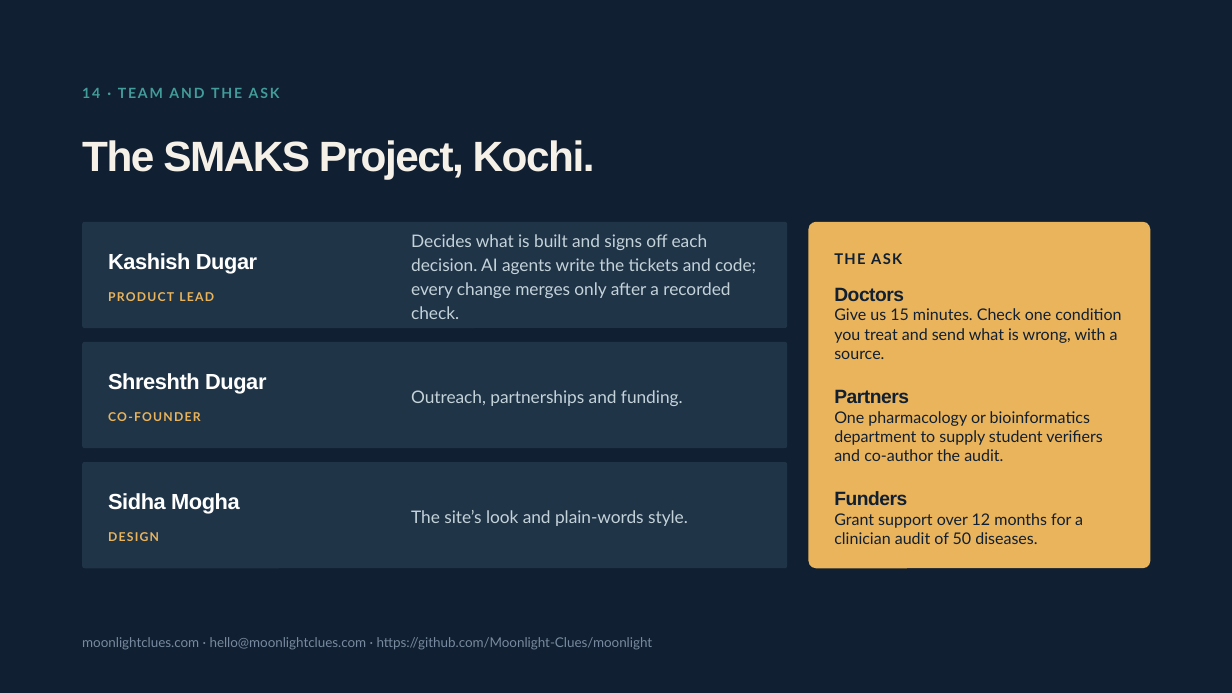
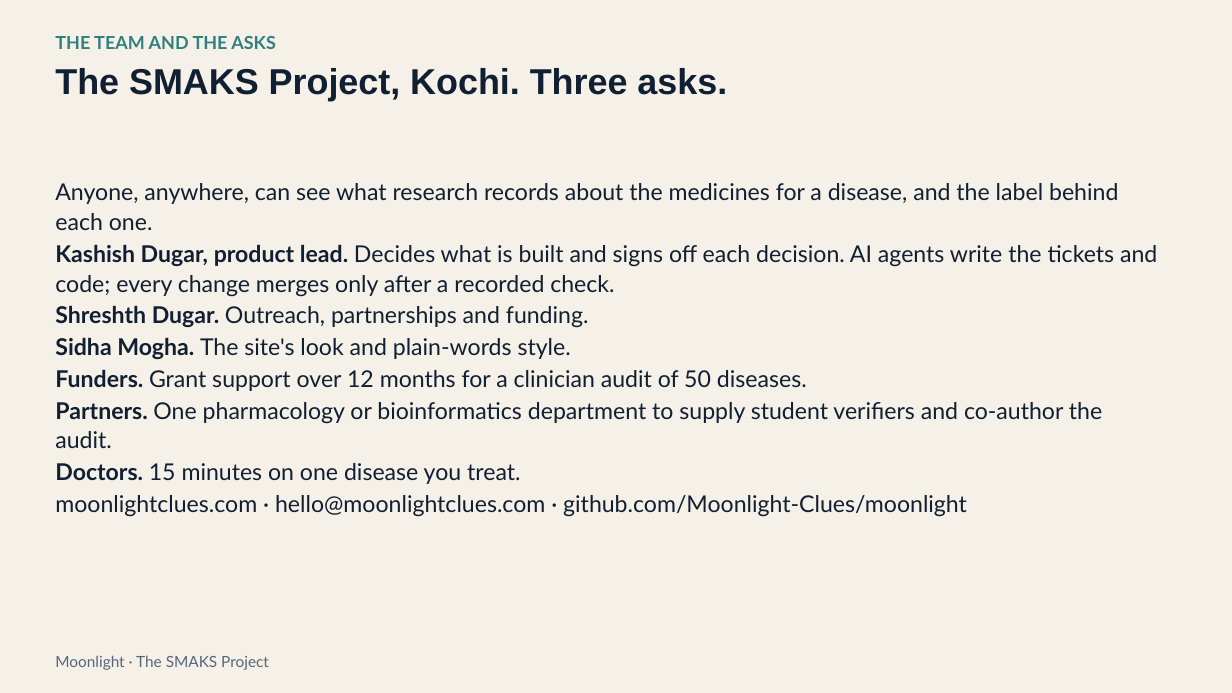
Before and after one commit to Moonlight-Clues/moonlight, a slide deck: slide 15 of docs/pitch/moonlight-deck-funders-19nov.pptx (slide 16 before the commit). Drawn at 1232x693 pixels with LibreOffice and Linux fonts; fonts in the diff are those of the drawing. Boxes give left, top, right and bottom in pixels: in the first picture for what was removed or moved away, otherwise in the second. Text is boxed around its words. In the diff, an @@ line names an element or a change of style, - is before the commit and + after.

```diff
--- a/docs/pitch/moonlight-deck-funders-19nov.pptx
+++ b/docs/pitch/moonlight-deck-funders-19nov.pptx
@@ background #101F31 to #F5F0E8 @@
@@ text at [55, 36, 276, 49]: text changed; size 11 to 14 pt; text colour #429D9A to #327F80 @@
-14 · TEAM AND THE ASK
+THE TEAM AND THE ASKS
@@ text at [55, 68, 727, 101]: text changed; size 33 to 28 pt; text colour #F5F0E8 to #101F31 @@
-The SMAKS Project, Kochi.
+The SMAKS Project, Kochi. Three asks.
@@ text added at [55, 183, 1157, 517], 18 pt, text #101F31 @@
+Anyone, anywhere, can see what research records about the medicines for a disease, and the label behind each one.
+Kashish Dugar, product lead. Decides what is built and signs off each decision. AI agents write the tickets and code; every change merges only after a recorded check.
+Shreshth Dugar. Outreach, partnerships and funding.
+Sidha Mogha. The site's look and plain-words style.
+Funders. Grant support over 12 months for a clinician audit of 50 diseases.
+Partners. One pharmacology or bioinformatics department to supply student verifiers and co-author the audit.
+Doctors. 15 minutes on one disease you treat.
+moonlightclues.com · hello@moonlightclues.com · github.com/Moonlight-Clues/moonlight
@@ rounded rectangle removed at [82, 222, 787, 328] @@
@@ text removed at [411, 234, 756, 319] @@
-Decides what is built and signs off each decision. AI agents write the tickets and code; every change merges only after a recorded check.
@@ rounded rectangle removed at [809, 222, 1151, 568] @@
@@ text removed at [108, 253, 257, 274] @@
-Kashish Dugar
@@ text removed at [834, 253, 902, 264] @@
-THE ASK
@@ text removed at [108, 283, 404, 311] @@
-PRODUCT LEAD
@@ text removed at [834, 287, 1121, 544] @@
-Doctors
-Give us 15 minutes. Check one condition you treat and send what is wrong, with a source.
-Partners
-One pharmacology or bioinformatics department to supply student verifiers and co-author the audit.
-Funders
-Grant support over 12 months for a clinician audit of 50 diseases.
@@ rounded rectangle removed at [82, 342, 787, 448] @@
@@ text removed at [108, 373, 266, 394] @@
-Shreshth Dugar
@@ text removed at [108, 412, 127, 421] @@
-CO-FOUNDER
@@ text removed at [411, 390, 683, 406] @@
-Outreach, partnerships and funding.
@@ rounded rectangle removed at [82, 462, 787, 568] @@
@@ text removed at [108, 493, 240, 514] @@
-Sidha Mogha
@@ text removed at [108, 532, 159, 541] @@
-DESIGN
@@ text removed at [411, 510, 688, 526] @@
-The site’s look and plain-words style.
@@ text added at [55, 655, 269, 670], 12 pt, text #566877 @@
+Moonlight · The SMAKS Project
@@ text removed at [82, 637, 653, 650] @@
-moonlightclues.com · hello@moonlightclues.com · https://github.com/Moonlight-Clues/moonlight
```
Also in this commit, not shown: 5 other slides changed, 9 slides added, 10 slides removed, 1 other file.
